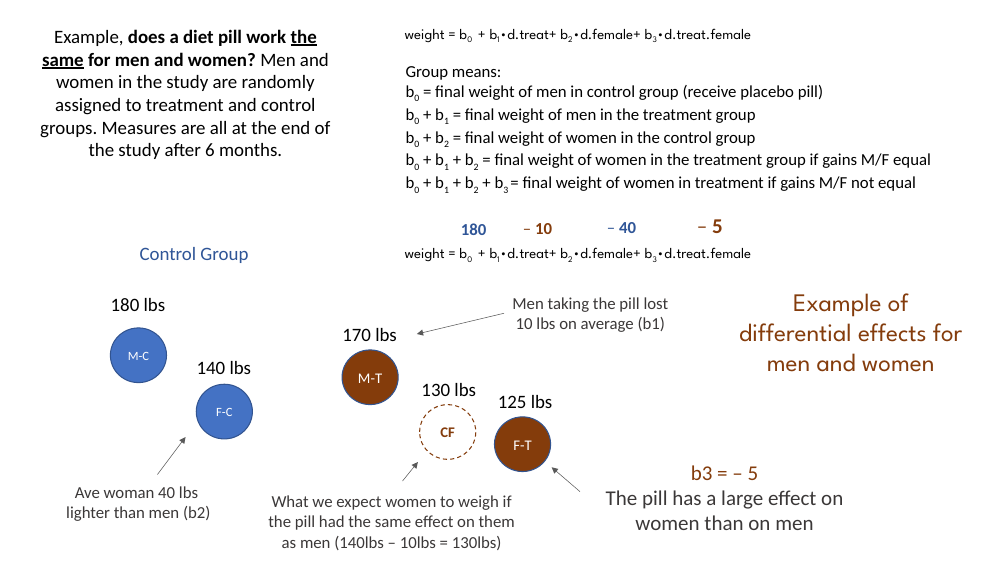
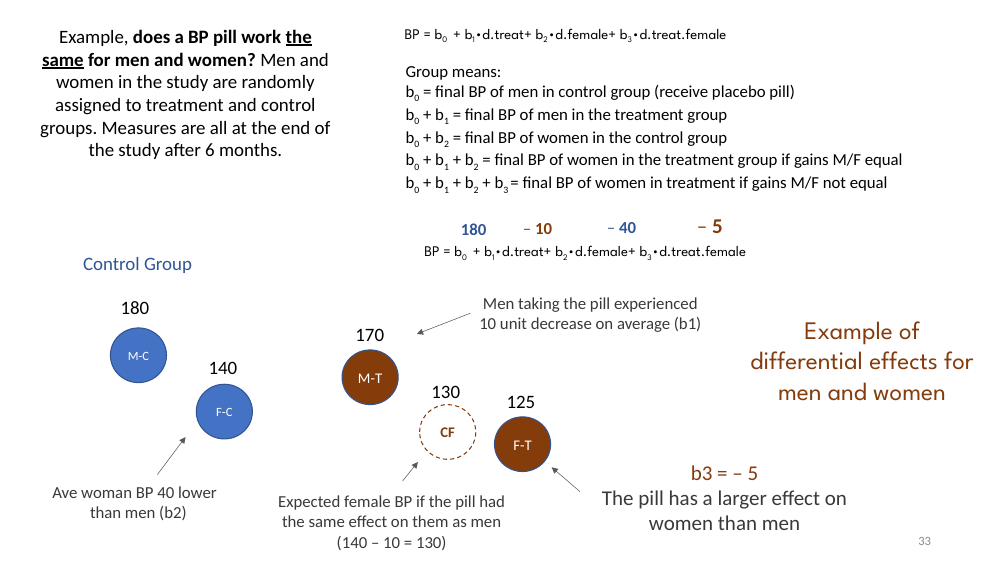
Before and after one commit to Watts-College/cpp-523-template, a slide deck: slide 33 of lectures/hypotheses-tests-with-dummy-variables.pptx (slide 30 before the commit). Drawn at 1008x567 pixels with LibreOffice and Linux fonts; fonts in the diff are those of the drawing. Boxes give left, top, right and bottom in pixels: in the first picture for what was removed or moved away, otherwise in the second. Text is boxed around its words. In the diff, an @@ line names an element or a change of style, - is before the commit and + after.

```diff
--- a/lectures/hypotheses-tests-with-dummy-variables.pptx
+++ b/lectures/hypotheses-tests-with-dummy-variables.pptx
@@ text at <box>40,29,331,159</box>: text changed @@
-Example, does a diet pill work the same for men and women? Men and women in the study are randomly assigned to treatment and control groups. Measures are all at the end of the study after 6 months.
+Example, does a BP pill work the same for men and women? Men and women in the study are randomly assigned to treatment and control groups. Measures are all at the end of the study after 6 months.
@@ text at <box>405,28,726,39</box>: text changed @@
-weight = b0 + b1∙d.treat+ b2∙d.female+ b3∙d.treat.female
+BP = b0 + b1∙d.treat+ b2∙d.female+ b3∙d.treat.female
@@ text at <box>435,85,903,191</box>: text changed @@
-b0 = final weight of men in control group (receive placebo pill)
-b0 + b1 = final weight of men in the treatment group
-b0 + b2 = final weight of women in the control group
-b0 + b1 + b2 = final weight of women in the treatment group if gains M/F equal
-b0 + b1 + b2 + b3 = final weight of women in treatment if gains M/F not equal
+b0 = final BP of men in control group (receive placebo pill)
+b0 + b1 = final BP of men in the treatment group
+b0 + b2 = final BP of women in the control group
+b0 + b1 + b2 = final BP of women in the treatment group if gains M/F equal
+b0 + b1 + b2 + b3 = final BP of women in treatment if gains M/F not equal
@@ text "Control Group": place and size @@
-text "Control Group" at <box>140,247,248,263</box>
+text "Control Group" at <box>83,257,192,273</box>
@@ text at <box>424,245,746,256</box>: text changed @@
-weight = b0 + b1∙d.treat+ b2∙d.female+ b3∙d.treat.female
+BP = b0 + b1∙d.treat+ b2∙d.female+ b3∙d.treat.female
@@ text at <box>479,297,701,332</box>: text changed @@
-Men taking the pill lost
-10 lbs on average (b1)
+Men taking the pill experienced
+10 unit decrease on average (b1)
@@ text at <box>121,301,150,314</box>: text changed @@
-180 lbs
+180
@@ text at <box>355,328,384,341</box>: text changed @@
-170 lbs
+170
@@ arrow moved from (504, 313) - (417, 334) to (470, 313) - (417, 334) @@
@@ text "Example of differential effects for ...": place and size @@
-text "Example of differential effects for ..." at <box>739,293,962,372</box>
+text "Example of differential effects for ..." at <box>750,321,973,401</box>
@@ text at <box>209,361,238,374</box>: text changed @@
-140 lbs
+140
@@ text at <box>431,385,460,398</box>: text changed @@
-130 lbs
+130
@@ text at <box>507,395,536,408</box>: text changed @@
-125 lbs
+125
@@ text at <box>52,486,217,520</box>: text changed @@
-Ave woman 40 lbs
-lighter than men (b2)
+Ave woman BP 40 lower
+than men (b2)
@@ text at <box>278,495,505,550</box>: text changed @@
-What we expect women to weigh if the pill had the same effect on them as men (140lbs – 10lbs = 130lbs)
+Expected female BP if the pill had the same effect on them as men (140 – 10 = 130)
@@ text at <box>602,490,847,530</box>: text changed @@
-The pill has a large effect on women than on men
+The pill has a larger effect on women than men
@@ page number added at <box>918,537,931,545</box>, 12 pt, text #8C8C8C @@
+33
```
Also in this commit, not shown: 31 other slides changed, 3 slides added, 1 other file.
